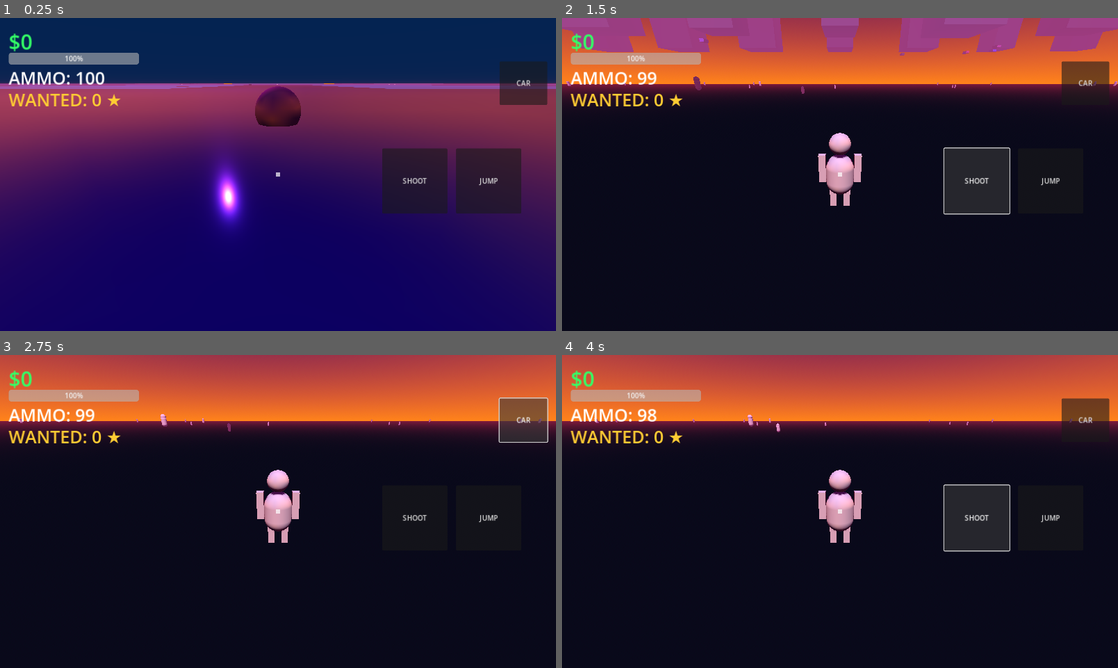
Above: before the commit, frames 1-4 (two rows, left to right).
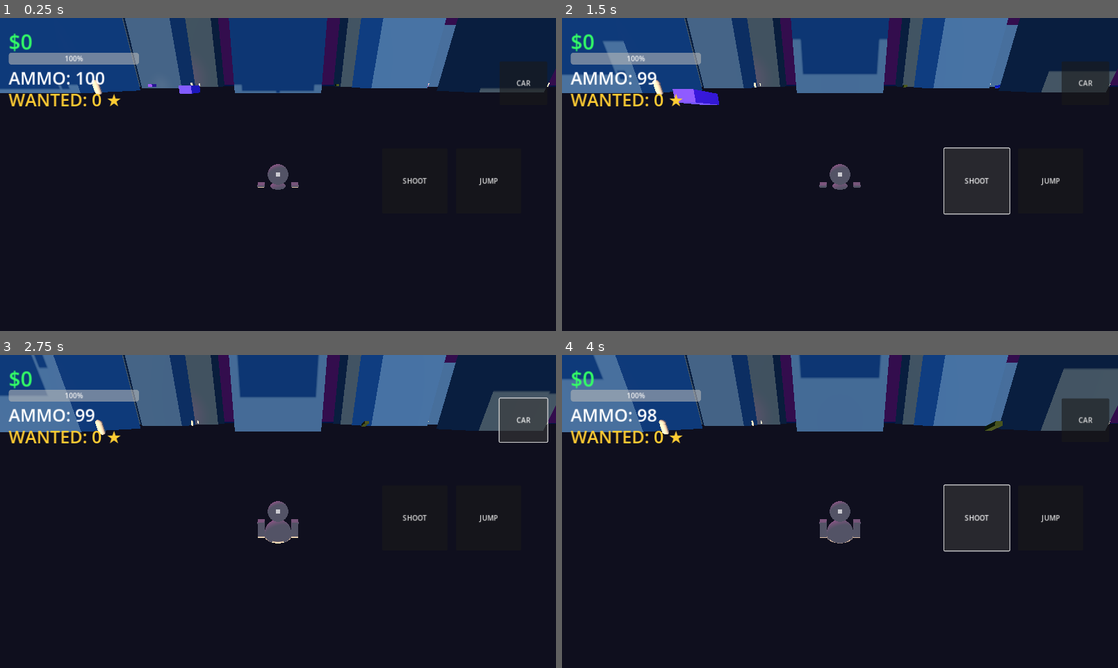
Above: after the commit, the same moments.

Repository: AniblimaxDeveloper/geta-iv-sivis
Game: Godot game, scene res://Main.tscn
Two runs of this game, one before a commit and one after it. Both use one fixed random seed, a clock stepped at 60 frames per second and the inputs below.
Inputs:
- Up to frame 1 (0.25 s): no input
- Up to frame 2 (1.5 s): click "JUMP" at 0.5 s; click "SHOOT" at 1.25 s
- Up to frame 3 (2.75 s): click "CAR" at 2 s
- Up to frame 4 (4 s): click "JUMP" at 2.75 s; click "SHOOT" at 3.5 s

The runs differ from the first frame. In frame 1, 90% of the frame differs, in the area x 0-100%, y 0-100%; in frame 2, 26%; in frame 3, 26%; in frame 4, 26%.
Error before the commit: Attempt to call function 'queue_redraw' in base 'null instance' on a null instance. (res://Main.gd:25)

Commit message:
fix: add ground collision so player doesnt fall through the map

Diff:
--- a/Main.gd
+++ b/Main.gd
@@ -6,7 +6,6 @@
 @onready var hud_wanted = $UI/WantedLabel
 @onready var hud_ammo = $UI/AmmoLabel
 @onready var sun = $DirectionalLight3D
-@onready var radar = $UI/Radar
 
 var wanted_level: int = 0
 var police_spawned: bool = false
@@ -22,23 +21,35 @@
     hud_health.value = player.health
     hud_wanted.text = "WANTED: " + str(wanted_level) + " ★"
     hud_ammo.text = "AMMO: " + str(player.ammo)
-    radar.queue_redraw()
 
     time_of_day += delta * 0.05
     sun.rotation.x = sin(time_of_day) * 1.5
 
 func generate_city():
-    # 1. Lantai Aspal
-    var floor = MeshInstance3D.new()
+    # 1. LANTAI ASPAL (Yang sekarang punya tabrakan fisik)
+    var ground_body = StaticBody3D.new()
+
+    # Visual Lantai
+    var floor_mesh = MeshInstance3D.new()
     var plane = PlaneMesh.new()
     plane.size = Vector2(600, 600)
-    floor.mesh = plane
+    floor_mesh.mesh = plane
     var f_mat = StandardMaterial3D.new()
-    f_mat.albedo_color = Color(0.08, 0.08, 0.1)
-    floor.material_override = f_mat
-    add_child(floor)
+    f_mat.albedo_color = Color(0.15, 0.15, 0.2) # Warna aspal agak terang
+    floor_mesh.material_override = f_mat
 
-    # 2. Pantai (Water)
+    # Tabrakan Lantai (Collision)
+    var col = CollisionShape3D.new()
+    var shape = BoxShape3D.new()
+    shape.size = Vector3(600, 1, 600)
+    col.shape = shape
+    col.position = Vector3(0, -0.5, 0) # Posisi tabrakan agar permukaannya pas di Y=0
+
+    ground_body.add_child(floor_mesh)
+    ground_body.add_child(col)
+    add_child(ground_body)
+
+    # 2. Air Pantai
     var water = MeshInstance3D.new()
     var w_plane = PlaneMesh.new()
     w_plane.size = Vector2(1000, 1000)
@@ -48,10 +59,10 @@
     w_mat.metallic = 0.8
     w_mat.roughness = 0.1
     water.material_override = w_mat
-    water.position = Vector3(0, -0.5, -400) # Air di luar kota
+    water.position = Vector3(0, -0.2, -400)
     add_child(water)
 
-    # 3. Grid Kota & Lampu
+    # 3. Gedung & Lampu
     var block_size = 80
     for x in range(-3, 4):
         for z in range(-3, 4):
@@ -109,7 +120,6 @@
         mesh.material_override = mat
         car.add_child(mesh)
 
-        # Lampu Mobil
         var light = SpotLight3D.new()
         light.position = Vector3(0, 0, -2.5)
         light.spot_range = 20.0
@@ -123,7 +133,8 @@
             wheel.use_as_traction = true
             car.add_child(wheel)
 
-        car.position = Vector3(randf_range(-200, 200), 1.5, randf_range(-200, 200))
+        # Posisi mobil dinaikkan sedikit agar tidak tembus aspal
+        car.position = Vector3(randf_range(-200, 200), 2.0, randf_range(-200, 200))
         add_child(car)
 
 func spawn_pedestrians(amount: int):
@@ -147,6 +158,7 @@
         mesh_root.add_child(head)
 
         ped.add_child(mesh_root)
+        # Posisi warga pas di atas aspal
         ped.position = Vector3(randf_range(-200, 200), 1.0, randf_range(-200, 200))
         add_child(ped)
 
--- a/Main.tscn
+++ b/Main.tscn
@@ -22,23 +22,13 @@
 [sub_resource type="BoxMesh" id="BoxMesh_weapon"]
 size = Vector3(0.1, 0.1, 0.5)
 
-[sub_resource type="ProceduralSkyMaterial" id="SkyMat"]
-sky_top_color = Color(0.2, 0.05, 0.3, 1)
-sky_horizon_color = Color(1.0, 0.4, 0.1, 1)
-ground_bottom_color = Color(0.05, 0.05, 0.1, 1)
-ground_horizon_color = Color(0.4, 0.1, 0.2, 1)
-
-[sub_resource type="Sky" id="Sky_1"]
-sky_material = SubResource("SkyMat")
-
 [sub_resource type="Environment" id="Environment_1"]
-background_mode = 2
-sky = SubResource("Sky_1")
-ambient_light_source = 3
+background_mode = 1
+background_color = Color(0.2, 0.05, 0.3, 1)
+ambient_light_source = 2
+ambient_light_color = Color(0.5, 0.5, 0.6, 1)
+ambient_light_energy = 1.0
 tonemap_mode = 2
-fog_enabled = true
-fog_light_color = Color(0.5, 0.2, 0.4, 1)
-fog_density = 0.01
 
 [node name="Main" type="Node3D"]
 script = ExtResource("1_main")
@@ -48,49 +38,52 @@
 
 [node name="DirectionalLight3D" type="DirectionalLight3D" parent="."]
 transform = Transform3D(1, 0, 0, 0, 0.5, 0.8, 0, -0.8, 0.5, 0, 50, 0)
+light_color = Color(1, 0.8, 0.5, 1)
+light_energy = 1.5
 shadow_enabled = true
 
 [node name="Player" type="CharacterBody3D" parent="."]
+transform = Transform3D(1, 0, 0, 0, 1, 0, 0, 0, 1, 0, 0.9, 0)
 script = ExtResource("2_player")
 
 [node name="CollisionShape3D" type="CollisionShape3D" parent="Player"]
 shape = SubResource("CapsuleShape3D_player")
-position = Vector3(0, 0.9, 0)
+position = Vector3(0, 0, 0)
 
 [node name="MeshRoot" type="Node3D" parent="Player"]
-position = Vector3(0, 0.9, 0)
+position = Vector3(0, 0, 0)
 
 [node name="Body" type="MeshInstance3D" parent="Player/MeshRoot"]
 mesh = SubResource("CapsuleMesh_body")
-position = Vector3(0, 0.6, 0)
+position = Vector3(0, -0.3, 0)
 
 [node name="Head" type="MeshInstance3D" parent="Player/MeshRoot"]
 mesh = SubResource("SphereMesh_head")
-position = Vector3(0, 1.5, 0)
+position = Vector3(0, 0.6, 0)
 
 [node name="LeftArm" type="MeshInstance3D" parent="Player/MeshRoot"]
 mesh = SubResource("BoxMesh_limb")
-position = Vector3(0.5, 0.8, 0)
+position = Vector3(0.5, -0.1, 0)
 
 [node name="RightArm" type="MeshInstance3D" parent="Player/MeshRoot"]
 mesh = SubResource("BoxMesh_limb")
-position = Vector3(-0.5, 0.8, 0)
+position = Vector3(-0.5, -0.1, 0)
 
 [node name="Weapon" type="MeshInstance3D" parent="Player/MeshRoot"]
 mesh = SubResource("BoxMesh_weapon")
-position = Vector3(-0.5, 0.8, -0.5)
+position = Vector3(-0.5, -0.1, -0.5)
 visible = false
 
 [node name="LeftLeg" type="MeshInstance3D" parent="Player/MeshRoot"]
 mesh = SubResource("BoxMesh_limb")
-position = Vector3(0.2, 0.0, 0)
+position = Vector3(0.2, -0.9, 0)
 
 [node name="RightLeg" type="MeshInstance3D" parent="Player/MeshRoot"]
 mesh = SubResource("BoxMesh_limb")
-position = Vector3(-0.2, 0.0, 0)
+position = Vector3(-0.2, -0.9, 0)
 
 [node name="CameraPivot" type="Node3D" parent="Player"]
-position = Vector3(0, 1.5, 0)
+position = Vector3(0, 0.6, 0)
 
 [node name="SpringArm3D" type="SpringArm3D" parent="Player/CameraPivot"]
 transform = Transform3D(1, 0, 0, 0, 0.9, 0.4, 0, -0.4, 0.9, 0, 0, 0)
